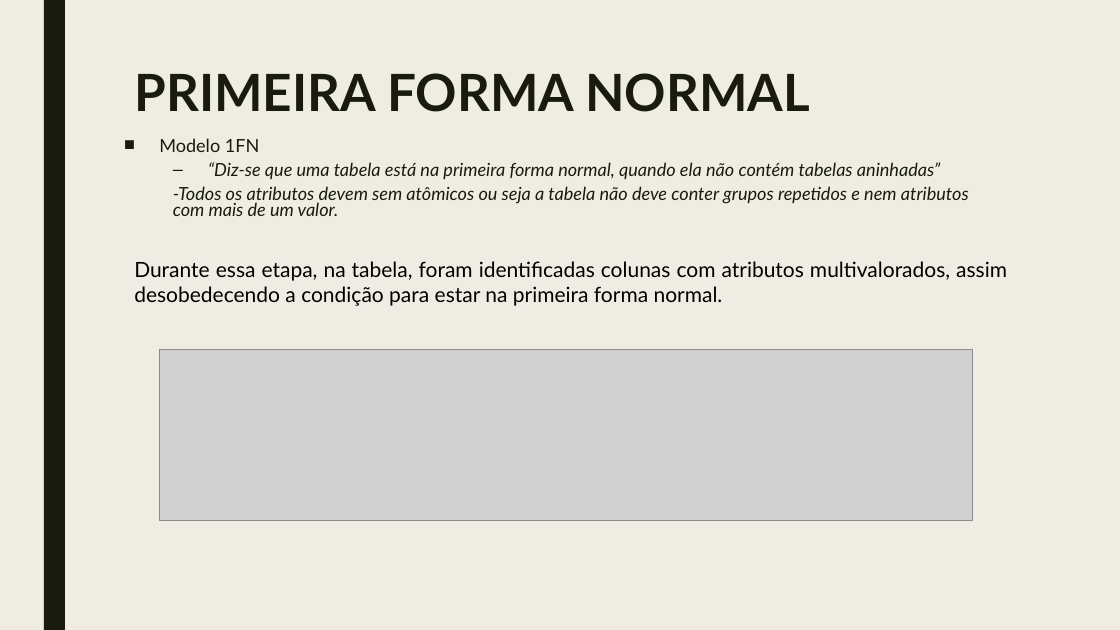
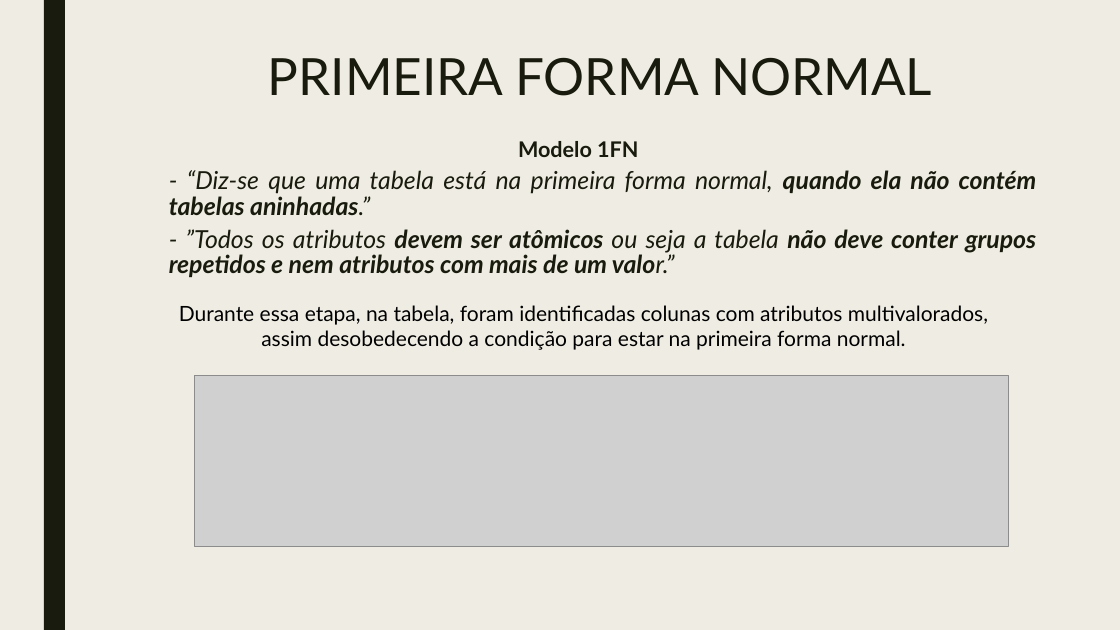
Before and after one commit to ggpereira/Fundamentos-de-BD, a slide deck: slide 4 of Apresentação/Trabalho prático fundamentos de banco de dados 2018.pptx. Drawn at 1120x630 pixels with LibreOffice and Linux fonts; fonts in the diff are those of the drawing; grey boxes stand for pictures. Boxes give left, top, right and bottom in pixels: in the first picture for what was removed or moved away, otherwise in the second. Text is boxed around its words. In the diff, an @@ line names an element or a change of style, - is before the commit and + after.

```diff
--- a/Apresentação/Trabalho prático fundamentos de banco de dados 2018.pptx
+++ b/Apresentação/Trabalho prático fundamentos de banco de dados 2018.pptx
@@ title "PRIMEIRA FORMA NORMAL": place and size @@
-title "PRIMEIRA FORMA NORMAL" at box(134, 73, 810, 112)
+title "PRIMEIRA FORMA NORMAL" at box(268, 58, 932, 96)
@@ title "PRIMEIRA FORMA NORMAL" at box(268, 58, 932, 96): bold off; alignment left to centre @@
@@ text at box(518, 141, 638, 157): size 15.5 to 18.5 pt, bold on in "Modelo 1FN"; alignment left to centre; bullet ■ to none; line spacing 0.74 to 0.84 @@
@@ text at box(169, 170, 1037, 277): text changed; size 15.5 to 21.3 pt; bold on @@
-  – “Diz-se que uma tabela está na primeira forma normal, quando ela não contém tabelas aninhadas”
-  -Todos os atributos devem sem atômicos ou seja a tabela não deve conter grupos repetidos e nem atributos com mais de um valor.
+  - “Diz-se que uma tabela está na primeira forma normal, quando ela não contém tabelas aninhadas.”
+  - ”Todos os atributos devem ser atômicos ou seja a tabela não deve conter grupos repetidos e nem atributos com mais de um valor.”
@@ text "Durante essa etapa, na tabela, ...": place and size @@
-text "Durante essa etapa, na tabela, ..." at box(134, 261, 1007, 306)
+text "Durante essa etapa, na tabela, ..." at box(179, 305, 988, 350)
@@ text "Durante essa etapa, na tabela, ..." at box(179, 305, 988, 350): alignment justified to centre @@
@@ picture: place and size @@
-picture at box(160, 350, 973, 521)
+picture at box(195, 376, 1008, 546)
```
Also in this commit, not shown: 8 other slides changed, 3 slides added, 1 other file.
